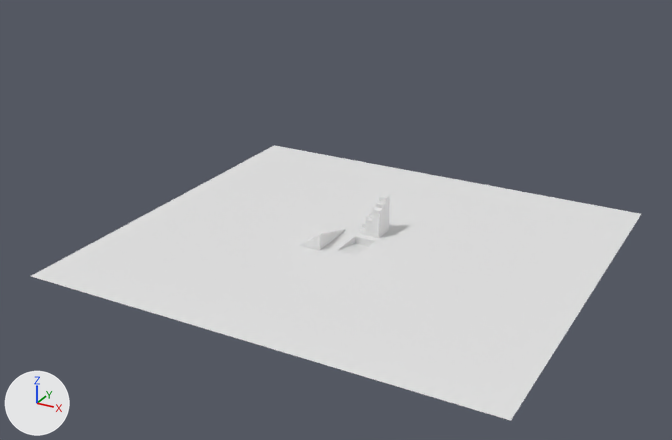
The glTF model maps/MovementTesting/MovementTesting.glb: old version first, new version second.
Both versions are drawn from a camera (50 mm lens) standing at (96.9, -179.8, 93.5) and looking at (2.8, -8.8, 8.0). Arrows for +X, +Y and +Z are at lower left; the lights stay in place. Where no turn or scale is listed for an object, it has been applied to the vertices. Vertices at the same position are counted once.

Before the edit, the objects in view are built like this:
```python
me_plane = bpy.data.meshes.new('Plane')
me_plane.from_pydata(...)  # 3055 vertices, 5894 faces; spans x -50.0..60.0, y -52.0..48.0, z -1.8..9.0
ob_plane = bpy.data.objects.new('Plane', me_plane)
ob_plane.location = (0.0, 0.0, 0.0)
```
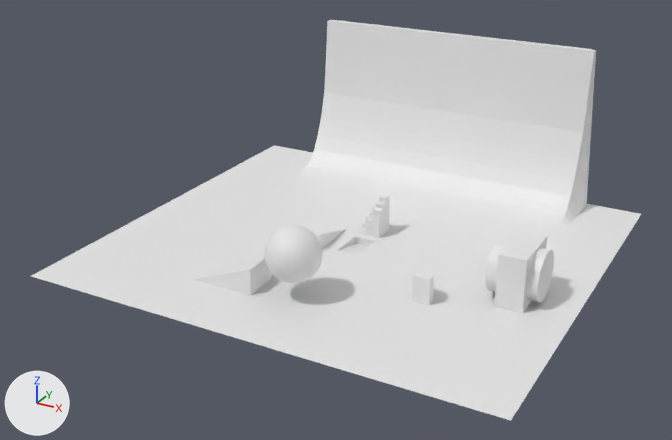
What differs and where, as boxes (x1, y1, x2, y2) in the pictures (672 x 440 px; the box of a moved part takes in the faces that stretch with it):
'Plane', reshaped (45% taller)
    before: (31, 145, 641, 421)
    after: (31, 20, 641, 421)
'Cylinder', added
    after: (485, 239, 554, 302)
part 1 of me_plane, added
    after: (264, 225, 323, 283)
part 2 of me_plane, moved or reshaped
    before: (295, 155, 586, 230)
    after: (295, 20, 596, 230)
part 3 of me_plane, built on
    before: (498, 281, 540, 313)
    after: (494, 231, 547, 313)
part 4 of me_plane, moved or reshaped
    before: (193, 267, 270, 293)
    after: (193, 256, 271, 295)
part 5 of me_plane, built on
    before: (416, 293, 433, 305)
    after: (411, 268, 434, 305)

The change, as a list of edits to the scene's bpy script:
```text
Change me_plane:
    used by ob_plane; location = (0.0, 0.0, 0.0)
    remove me_plane.from_pydata(...)  # 3055 vertices, 5894 faces; spans x -50.0..60.0, y -52.0..48.0, z -1.8..9.0
    add me_plane.from_pydata(...)  # 3912 vertices, 7608 faces; spans x -50.0..60.0, y -52.0..48.0, z -1.8..40.3
    me_plane part 1: a new loose piece, an icosphere of 1280 faces spanning x -0.3..11.7, y -38.2..-26.2, z 4.0..16.0
    me_plane part 2: 311 vertices moved from x -30.0..44.0, y 30.0..44.0, z 0.0 to x -30.0..44.0, y 30.0..44.0, z 0.2..20.3; 78 vertices removed from x -30.0..44.0, y 46.0..48.0, z 0.0; 78 vertices added at x -30.0..44.0, y 46.0..48.0, z 40.1..40.3
    me_plane part 3: 1 vertex moved from x 46.0, y -12.0, z 0.0 to x 44.0, y -12.0, z 1.3; 11 vertices removed from x 46.0..48.0, y -14.0..-4.5, z 0.0; 187 vertices added at x 44.0..50.0, y -16.0..-2.7, z 0.5..12.0
    me_plane part 4: 12 vertices moved from x -16.0..-4.5, y -34.0..-30.0, z 0.0 to x -16.0..-2.7, y -36.0..-28.0, z 0.8..6.0; 9 vertices removed from x -16.0..-4.5, y -34.0..-30.0, z 0.0; 28 vertices added at x -16.0..-2.7, y -36.0..-28.0, z 0.8..6.0
    me_plane part 5: 1 vertex removed from x 30.0, y -20.0, z 0.0; 21 vertices added at x 28.0..32.0, y -22.0..-18.0, z 2.0..6.0
Add me_cylinder:
    me_cylinder.from_pydata(...)  # a 32-sided cylinder along x spanning x -5.51..5.51, y -5.51..5.51, z -5.51..5.51
Add ob_cylinder:
    ob_cylinder = bpy.data.objects.new('Cylinder', me_cylinder)
    ob_cylinder.location = (46.7, -9.2, 6.0)
```
